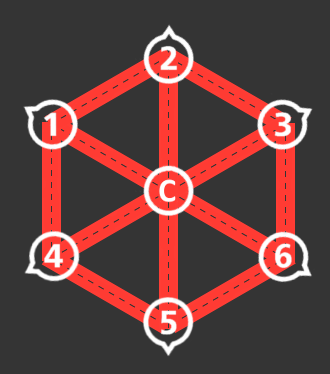
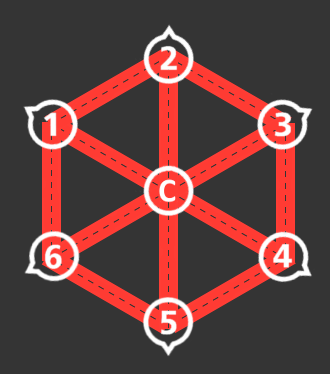
Layers edited between the first and the second w=330, h=374 image:
painted on "Calque Copié #1" over [43, 243, 293, 270]
